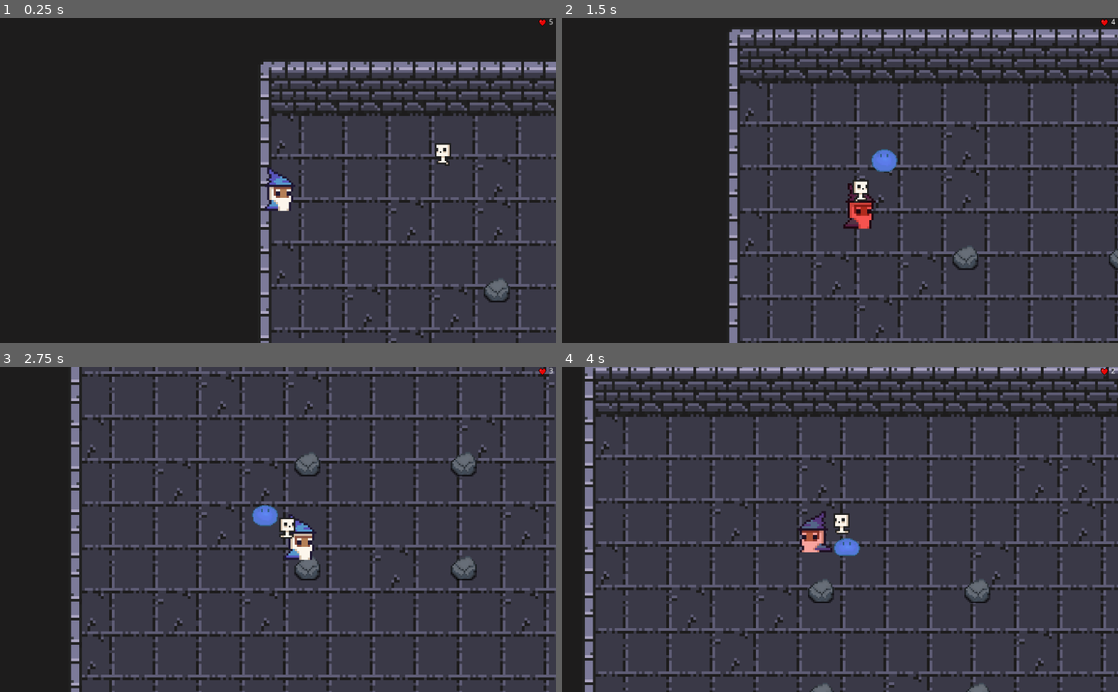
Above: before the commit, frames 1-4 (two rows, left to right).
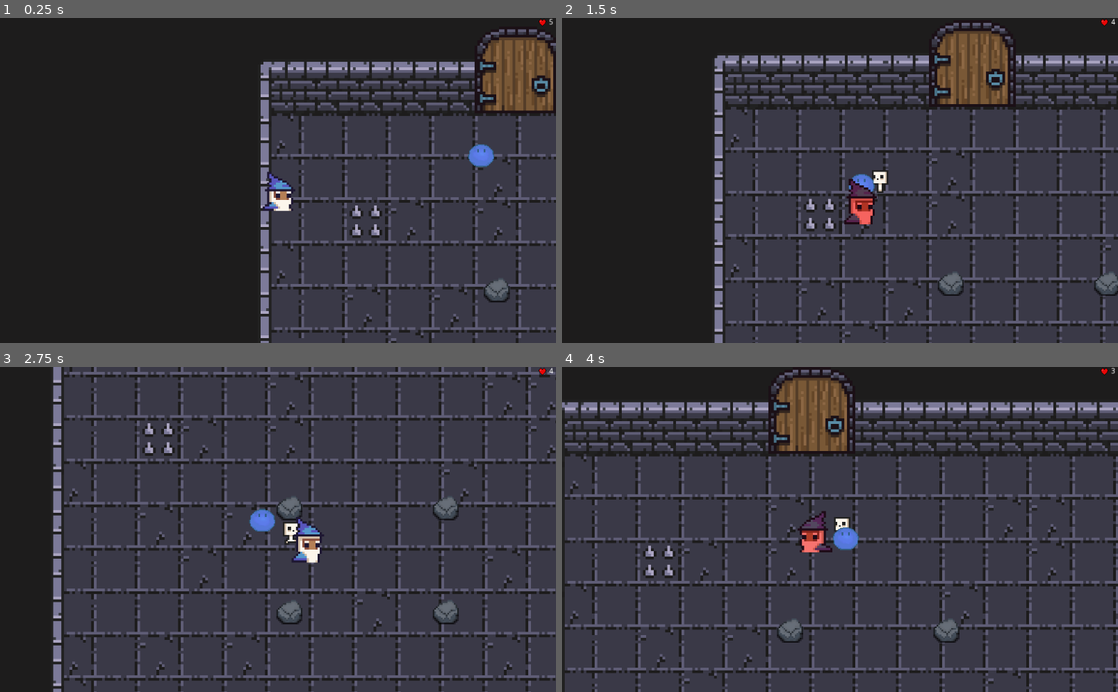
Above: after the commit, the same moments.

Repository: damejan/programowanie-gier
Game: Godot game, scene res://Scenes/Main.tscn
Two runs of this game, one before a commit and one after it. Both use one fixed random seed, a clock stepped at 60 frames per second and the inputs below.
Inputs (mouse positions are in pixels of both pictures, inside the frame that each line leads up to):
- Up to frame 1 (0.25 s): no input
- Up to frame 2 (1.5 s): move the mouse to (962, 164) at 0.52 s; hold D (player_right) 0.53-1.28 s; hold N (test1, bound only after the commit) 0.53-1.28 s; tap M (test2, bound only after the commit) at 0.8, 1.35 s; move the mouse to (728, 196) at 1.27 s; hold S (player_down) from 1.28 s (still down)
- Up to frame 3 (2.75 s): tap N (test1, bound only after the commit) at 1.55 s; move the mouse to (333, 458) at 2.02 s; release S (player_down) at 2.03 s; press the mouse at (333, 458) at 2.03 s; hold D (player_right) from 2.03 s (still down); tap M (test2, bound only after the commit) at 2.3 s
- Up to frame 4 (4 s): move the mouse to (812, 594) at 2.77 s; release D (player_right) at 2.78 s; release the mouse at (812, 594) at 2.78 s; hold W (player_up) 2.78-3.53 s; tap N (test1, bound only after the commit) at 2.85 s; move the mouse to (1006, 578) at 3.52 s; hold A (player_left) from 3.53 s (still down); hold M (test2, bound only after the commit) from 3.53 s (still down)

The runs differ from the first frame. In frame 1, 4.4% of the frame differs, in the area x 47-100%, y 3-70%; in frame 2, 34%; in frame 3, 26%; in frame 4, 44%, in the area x 0-100%, y 0-100%.

Commit message:
add spikes and door

Diff:
--- a/src/Objects/Hero/Hero.tscn
+++ b/src/Objects/Hero/Hero.tscn
@@ -82,7 +82,6 @@
 scale = Vector2( 4, 4 )
 frames = SubResource( 1 )
 animation = "Mage_idle"
-frame = 3
 playing = true
 
 [node name="CollisionShape2D" type="CollisionShape2D" parent="."]
@@ -108,6 +107,8 @@
 anims/hurt = SubResource( 4 )
 
 [node name="Enemy_in_hitbox" type="Timer" parent="."]
+[connection signal="area_entered" from="Hitbox" to="." method="_on_Hitbox_area_entered"]
+[connection signal="area_exited" from="Hitbox" to="." method="_on_Hitbox_area_exited"]
 [connection signal="body_entered" from="Hitbox" to="." method="_on_Hitbox_body_entered"]
 [connection signal="body_exited" from="Hitbox" to="." method="_on_Hitbox_body_exited"]
 [connection signal="timeout" from="Reload_speed" to="." method="_on_Reload_speed_timeout"]
--- a/src/Objects/Skeleton.tscn
+++ b/src/Objects/Skeleton.tscn
@@ -34,7 +34,7 @@
 [node name="AnimatedSprite" type="AnimatedSprite" parent="."]
 frames = SubResource( 1 )
 animation = "Skeleton_run"
-frame = 2
+frame = 1
 playing = true
 
 [node name="Hitbox" type="Area2D" parent="AnimatedSprite"]
--- a/src/Objects/Slime.tscn
+++ b/src/Objects/Slime.tscn
@@ -54,7 +54,7 @@
 
 [node name="AnimatedSprite" type="AnimatedSprite" parent="."]
 frames = SubResource( 1 )
-frame = 10
+frame = 3
 playing = true
 
 [node name="CollisionShape2D" type="CollisionShape2D" parent="."]
--- /dev/null
+++ b/src/Objects/static_objects/Door.gd
@@ -0,0 +1,19 @@
+extends StaticBody2D
+
+var doors_closed = preload("res://Graphics/Tilesets/Map_elements/doors/doors_closed.png")
+var doors_closed_arc = preload("res://Graphics/Tilesets/Map_elements/doors/doors_closed_arc.png")
+
+var doors_opened = preload("res://Graphics/Tilesets/Map_elements/doors/doors_open.png")
+var doors_opened_arc = preload("res://Graphics/Tilesets/Map_elements/doors/doors_open_arc.png")
+
+func open_door():
+	$core_door/CollisionShape2D.disabled = true;
+	$Sprite.texture = doors_opened
+	$Sprite_arc.texture = doors_opened_arc
+	$Sprite_arc.z_index = 2;
+
+func close_door():
+	$core_door/CollisionShape2D.disabled = false;
+	$Sprite.texture = doors_closed
+	$Sprite_arc.texture = doors_closed_arc
+	$Sprite_arc.z_index = 2;
--- /dev/null
+++ b/src/Objects/static_objects/Door.tscn
@@ -0,0 +1,41 @@
+[gd_scene load_steps=5 format=2]
+
+[ext_resource path="res://Graphics/Tilesets/Map_elements/doors/doors_closed.png" type="Texture" id=1]
+[ext_resource path="res://Objects/static_objects/Door.gd" type="Script" id=2]
+[ext_resource path="res://Graphics/Tilesets/Map_elements/doors/doors_closed_arc.png" type="Texture" id=3]
+
+[sub_resource type="RectangleShape2D" id=1]
+extents = Vector2( 13.0431, 11.3433 )
+
+[node name="Doors" type="StaticBody2D" groups=[
+"Door",
+]]
+scale = Vector2( 5, 5 )
+collision_layer = 4
+collision_mask = 0
+script = ExtResource( 2 )
+
+[node name="Sprite" type="Sprite" parent="."]
+texture = ExtResource( 1 )
+
+[node name="Sprite_arc" type="Sprite" parent="."]
+position = Vector2( 0, -16 )
+scale = Vector2( 1, 1 )
+z_index = 2
+texture = ExtResource( 3 )
+
+[node name="CollisionPolygon2D" type="CollisionPolygon2D" parent="."]
+position = Vector2( 0.0999985, -2.4 )
+polygon = PoolVector2Array( 32.25, 11.6, 13.9, 11.5, 13.1974, -10.6234, 15.8878, -8.91008, 15.9531, -4.03125, 32.0125, -4.05385 )
+
+[node name="CollisionPolygon2D2" type="CollisionPolygon2D" parent="."]
+position = Vector2( 0.0999985, -2.4 )
+polygon = PoolVector2Array( -32.0628, 11.6318, -13.1312, 11.4536, -13.1973, -10.7286, -15.9182, -8.80995, -16.0657, -4.09058, -32.0293, -4.00383 )
+
+[node name="core_door" type="StaticBody2D" parent="."]
+collision_layer = 4
+collision_mask = 0
+
+[node name="CollisionShape2D" type="CollisionShape2D" parent="core_door"]
+position = Vector2( 0.05, -2.26025 )
+shape = SubResource( 1 )
--- /dev/null
+++ b/src/Objects/static_objects/Spikes.tscn
@@ -0,0 +1,17 @@
+[gd_scene load_steps=3 format=2]
+
+[ext_resource path="res://Graphics/Tilesets/Map_elements/spikes.png" type="Texture" id=1]
+
+[sub_resource type="RectangleShape2D" id=1]
+extents = Vector2( 8, 8 )
+
+[node name="Spike" type="Area2D" groups=[
+"Player_damager",
+]]
+scale = Vector2( 5, 5 )
+
+[node name="Sprite" type="Sprite" parent="."]
+texture = ExtResource( 1 )
+
+[node name="CollisionShape2D" type="CollisionShape2D" parent="."]
+shape = SubResource( 1 )
--- a/src/Scenes/Main.tscn
+++ b/src/Scenes/Main.tscn
@@ -7,12 +7,14 @@
 [ext_resource path="res://Scenes/GUI/HUD_GUI.tscn" type="PackedScene" id=5]
 [ext_resource path="res://Scripts/Main.gd" type="Script" id=6]
 [ext_resource path="res://Objects/Skeleton.tscn" type="PackedScene" id=7]
+[ext_resource path="res://Objects/static_objects/Spikes.tscn" type="PackedScene" id=8]
+[ext_resource path="res://Objects/static_objects/Door.tscn" type="PackedScene" id=9]
 
 [sub_resource type="ConvexPolygonShape2D" id=1]
 points = PoolVector2Array( 0, 32, 0, 12, 16, 12, 16, 28, 4, 28, 4, 32 )
 
 [sub_resource type="ConvexPolygonShape2D" id=2]
-points = PoolVector2Array( 0, 0, 16, 0, 16, 28, 0, 28 )
+points = PoolVector2Array( 0.0439835, 12.1219, 16, 12.1219, 16, 28, 0, 28 )
 
 [sub_resource type="ConvexPolygonShape2D" id=3]
 points = PoolVector2Array( 16, 0, 16, 16, 12, 16, 12, 0 )
@@ -316,7 +318,7 @@
 collision_layer = 4
 collision_mask = 0
 format = 1
-tile_data = PoolIntArray( -196609, 0, 0, -262144, 1, 0, -262143, 1, 0, -262142, 1, 0, -262141, 1, 0, -262140, 1, 0, -262139, 1, 0, -262138, 1, 0, -262137, 1, 0, -262136, 1, 0, -262135, 1, 0,  …(2014 unchanged characters)…
+tile_data = PoolIntArray( -196609, 0, 0, -262144, 1, 0, -262143, 1, 0, -262142, 1, 0, -262137, 1, 0, -262136, 1, 0, -262135, 1, 0,  …(2014 unchanged characters)…
 
 [node name="Map_elements" type="TileMap" parent="."]
 position = Vector2( 42.715, 36.041 )
@@ -328,20 +330,32 @@
 format = 1
 tile_data = PoolIntArray( 196615, 0, 0, 196621, 0, 0, 458759, 0, 0, 458765, 0, 0 )
 
+[node name="Doors" parent="." instance=ExtResource( 9 )]
+position = Vector2( 442.487, -188.803 )
+
 [node name="Hero" parent="." instance=ExtResource( 3 )]
+z_index = 1
+
+[node name="Spikes" type="Node" parent="."]
+
+[node name="Spike" parent="Spikes" instance=ExtResource( 8 )]
+position = Vector2( 151, 76 )
 
 [node name="Navigation2D" type="Navigation2D" parent="."]
 
 [node name="NavigationPolygonInstance" type="NavigationPolygonInstance" parent="Navigation2D"]
+visible = false
 position = Vector2( 0.749161, 0 )
 navpoly = SubResource( 14 )
 
 [node name="Enemies" type="Node" parent="."]
 
+[node name="Skeleton" parent="Enemies" instance=ExtResource( 7 )]
+position = Vector2( 666.831, -25.2269 )
+
 [node name="Slime" parent="Enemies" instance=ExtResource( 4 )]
-position = Vector2( 591.991, -58.0219 )
-
-[node name="Skeleton" parent="Enemies" instance=ExtResource( 7 )]
-position = Vector2( 357.818, -57.9564 )
+position = Vector2( 421.289, -57.1809 )
 
 [node name="HUD_GUI" parent="." instance=ExtResource( 5 )]
+
+[editable path="Spikes/Spike"]
--- a/src/Scripts/Hero_script.gd
+++ b/src/Scripts/Hero_script.gd
@@ -12,6 +12,7 @@
 signal move
 
 var enemy_in_hitbox = false;
+var static_enemy_in_hitbox = false;
 
 func _ready():
 	set_collision_mask_bit(1, true)
@@ -22,6 +23,12 @@
 		Global.instance_node(bullet, global_position, Global.node_creation_parent)
 		$Reload_speed.start()
 		can_shoot = false
+
+	if Input.is_action_pressed("test1"):
+		get_tree().call_group("Door", "open_door")
+
+	if Input.is_action_pressed("test2"):
+		get_tree().call_group("Door", "close_door")
 
 func _physics_process(delta):
 	update_movement()
@@ -85,6 +92,9 @@
 	Global.hurt_player()
 	$AnimationPlayer.play("hurt")
 
+func hurt_from_area():
+	Global.hurt_player()
+	$AnimationPlayer.play("hurt")
 
 func _on_Hitbox_body_entered(body):
 	print("enemy: ", body.position, " player: ", global_position)
@@ -106,8 +116,19 @@
 func _on_Reload_speed_timeout():
 	can_shoot = true
 
-
-
 func _on_Enemy_in_hitbox_timeout():
 	if enemy_in_hitbox:
 		hurt(self)
+	if static_enemy_in_hitbox:
+		hurt_from_area()
+
+func _on_Hitbox_area_entered(area):
+	if area.is_in_group("Player_damager"):
+		hurt_from_area()
+		static_enemy_in_hitbox = true;
+		$Enemy_in_hitbox.start()
+
+
+func _on_Hitbox_area_exited(area):
+	if area.is_in_group("Player_damager"):
+		static_enemy_in_hitbox = false
--- a/src/project.godot
+++ b/src/project.godot
@@ -49,6 +49,16 @@
 "events": [ Object(InputEventMouseButton,"resource_local_to_scene":false,"resource_name":"","device":0,"alt":false,"shi …(212 unchanged characters)…
  ]
 }
+test1={
+"deadzone": 0.5,
+"events": [ Object(InputEventKey,"resource_local_to_scene":false,"resource_name":"","device":0,"alt":false,"shift":false,"control":false,"meta":false,"command":false,"pressed":false,"scancode":78,"unicode":0,"echo":false,"script":null)
+ ]
+}
+test2={
+"deadzone": 0.5,
+"events": [ Object(InputEventKey,"resource_local_to_scene":false,"resource_name":"","device":0,"alt":false,"shift":false,"control":false,"meta":false,"command":false,"pressed":false,"scancode":77,"unicode":0,"echo":false,"script":null)
+ ]
+}
 
 [layer_names]
 
Binary file removed: src/Graphics/Tilesets/Map_elements/Map_doors.png
Binary file removed: src/Graphics/Tilesets/Map_elements/Map_tiles.png
Binary file added: src/Graphics/Tilesets/Map_elements/doors/doors_closed.png
Not shown, added: src/Graphics/Tilesets/Map_elements/doors/doors_closed.png.import
Binary file added: src/Graphics/Tilesets/Map_elements/doors/doors_closed_arc.png
Not shown, added: src/Graphics/Tilesets/Map_elements/doors/doors_closed_arc.png.import
Binary file added: src/Graphics/Tilesets/Map_elements/doors/doors_open.png
Not shown, added: src/Graphics/Tilesets/Map_elements/doors/doors_open.png.import
Binary file added: src/Graphics/Tilesets/Map_elements/doors/doors_open_arc.png
Not shown, added: src/Graphics/Tilesets/Map_elements/doors/doors_open_arc.png.import
Binary file added: src/Graphics/Tilesets/Map_elements/spikes.png
Not shown, added: src/Graphics/Tilesets/Map_elements/spikes.png.import
(and 1 more such lines)
